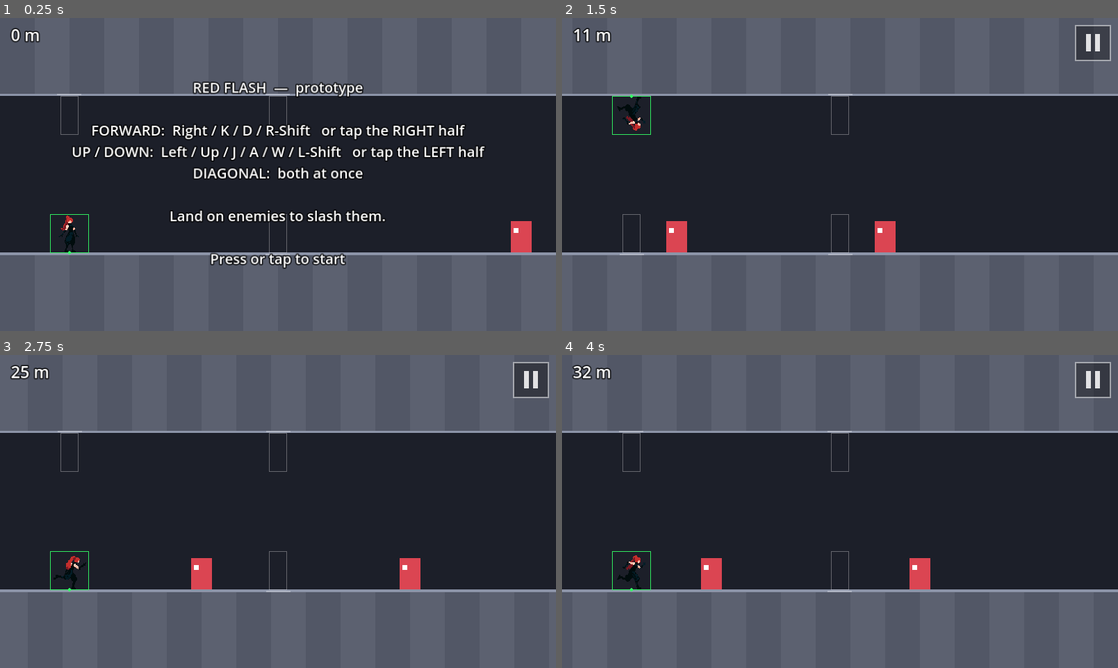
Above: before the commit, frames 1-4 (two rows, left to right).
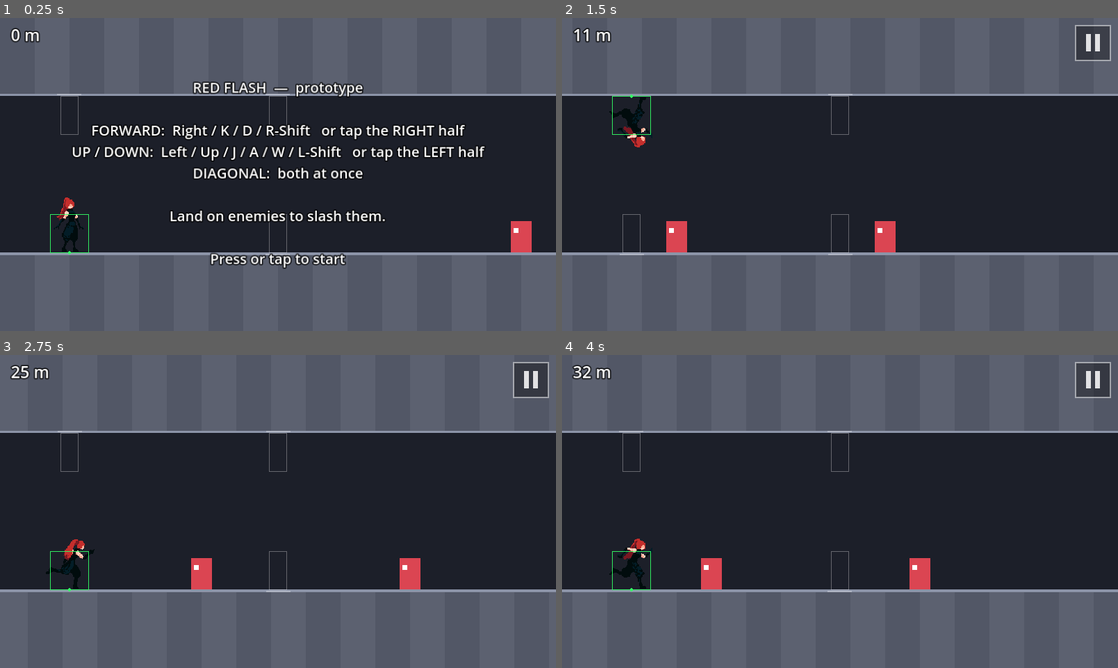
Above: after the commit, the same moments.

Repository: fredsbreads/game-off
Game: Godot game, scene res://scenes/main.tscn
The game is run twice, just before and just after one commit, with the same random seed, the same clock (stepped at 60 frames per second) and the same inputs.
Inputs (mouse positions are in pixels of both pictures, inside the frame that each line leads up to):
- Up to frame 1 (0.25 s): no input
- Up to frame 2 (1.5 s): tap Enter at 0.5 s; move the mouse to (962, 158) at 0.52 s; hold K (tp_forward) 0.53-1.28 s; hold J (tp_vertical) 0.53-1.28 s; click (962, 158) at 0.67 s; move the mouse to (728, 190) at 1.27 s; tap Shift at 1.35 s
- Up to frame 3 (2.75 s): move the mouse to (333, 442) at 2.02 s; hold K (tp_forward) from 2.03 s (still down); hold J (tp_vertical) from 2.03 s (still down)
- Up to frame 4 (4 s): move the mouse to (812, 574) at 2.77 s; release J (tp_vertical) at 2.78 s; tap Shift at 2.85 s; click (812, 574) at 2.92 s; move the mouse to (1006, 558) at 3.52 s; release K (tp_forward) at 3.53 s; hold J (tp_vertical) from 3.53 s (still down)

The runs differ from the first frame. In frame 1, 0.4% of the frame differs, in the area x 9-16%, y 57-75%; in frame 2, 0.4%; in frame 3, 0.4%; in frame 4, 0.4%, in the area x 8-17%, y 58-75%.

Commit message:
Draw the kunoichi 50% larger

Diff:
--- a/scripts/player.gd
+++ b/scripts/player.gd
@@ -12,6 +12,9 @@
 const FRAME := Vector2i(96, 96)
 # Where her feet are inside a 96x96 frame: this point sits on the floor.
 const FEET := Vector2(47, 88)
+# Drawn size: 1.5 = each art pixel is 1.5 game units (she's ~100 units tall).
+# Purely visual; the hitbox below is set by the rules, not the art.
+const SPRITE_SCALE := 1.5
 # [row on the sheet, frame count, frames per second, loop]
 const ANIMS := {
 	"idle": [0, 6, 8.0, true],
@@ -46,6 +49,7 @@
 	_sprite.sprite_frames = _build_frames()
 	_sprite.centered = false
 	_sprite.offset = -FEET
+	_sprite.scale = Vector2(SPRITE_SCALE, SPRITE_SCALE)
 	_sprite.texture_filter = CanvasItem.TEXTURE_FILTER_NEAREST
 	_sprite.play("idle")
 	add_child(_sprite)
